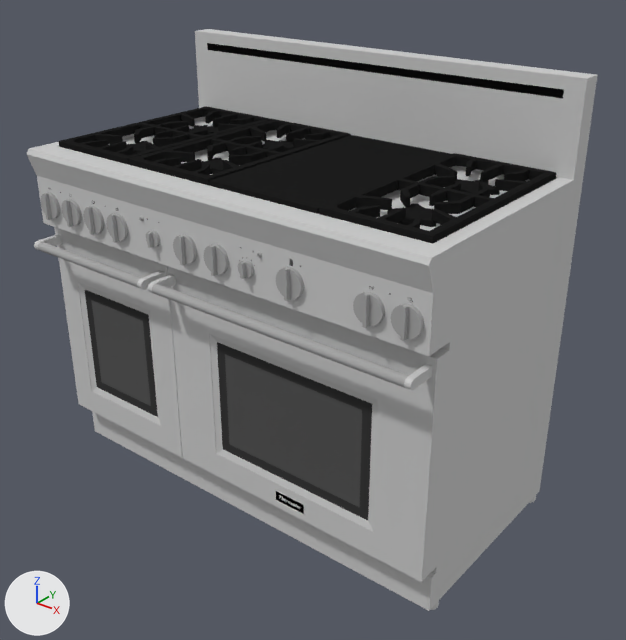
The Blender file Ranges/Thermador PRL486GDH.blend: old version first, new version second.
One viewpoint serves both versions: a 50 mm camera at (1.969, -1.948, 1.515) aimed at (0.681, -0.339, 0.517). The axes (+X, +Y, +Z) are drawn at lower left. The lights are the same throughout.

Objects in the first picture: 'Thermador PRL486GDH'.
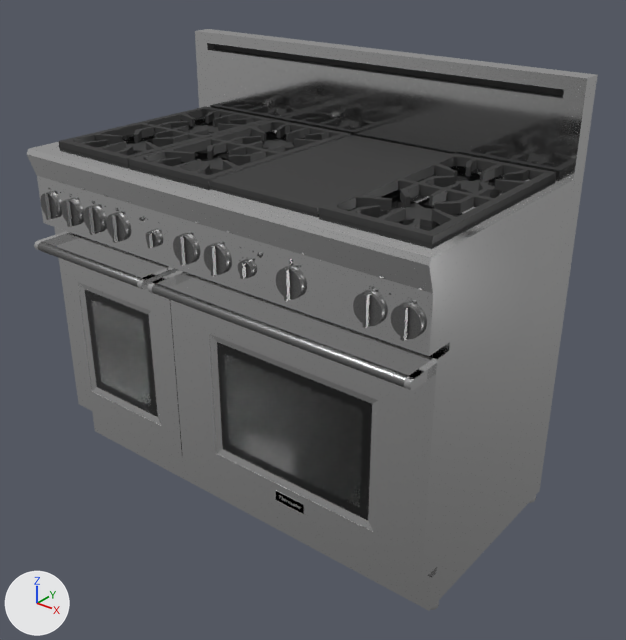
Changed parts and their boxes [x1, y1, x2, y2] in the pictures (626 x 640 px):
```json
{"part": 1, "of": "me_mesh", "change": "recoloured", "before": [27, 29, 598, 611], "after": [27, 29, 598, 611]}
{"part": 2, "of": "me_mesh", "change": "recoloured", "before": [50, 43, 564, 302], "after": [50, 43, 564, 302]}
{"part": 3, "of": "me_mesh", "change": "recoloured", "before": [85, 290, 372, 520], "after": [85, 290, 372, 520]}
{"part": 4, "of": "me_mesh", "change": "recoloured", "before": [38, 192, 424, 388], "after": [38, 192, 424, 388]}
{"part": 5, "of": "me_mesh", "change": "recoloured", "before": [91, 300, 362, 507], "after": [91, 300, 362, 507], "on screen": "black to grey"}
```

Edits to the scene script, one JSON object a line:
```json
{"op": "add", "block": "ng_absorbtion_level", "code": ["ng_absorbtion_level = bpy.data.node_groups.new('Absorbtion Level', 'ShaderNodeTree')", "# nodes: LightPath, Math, NewGeometry"]}
{"op": "add", "block": "ng_absorbtion_level_001", "code": ["ng_absorbtion_level_001 = bpy.data.node_groups.new('Absorbtion Level.001', 'ShaderNodeTree')", "# nodes: LightPath, Math, NewGeometry"]}
{"op": "add", "block": "mat_chrome", "code": ["mat_chrome = bpy.data.materials.new('Chrome')", "# nodes: BsdfAnisotropic, BsdfDiffuse, LayerWeight, MixShader, OutputMaterial", "# colours: dark grey #464646"]}
{"op": "add", "block": "mat_glass", "code": ["mat_glass = bpy.data.materials.new('Glass')", "# nodes: AddShader, BsdfAnisotropic, BsdfGlass, BsdfTransparent, Group, HueSaturation, LayerWeight, LightPath, Mix, MixShader, OutputMaterial, RGB, RGBCurve", "# colours: grey #b5b5b5, white #ffffff"]}
{"op": "add", "block": "mat_black_glass", "code": ["mat_black_glass = bpy.data.materials.new('Black Glass')", "# nodes: AddShader, BsdfAnisotropic, BsdfGlass, BsdfTransparent, Group, HueSaturation, LayerWeight, LightPath, Mix, MixShader, OutputMaterial, RGB, RGBCurve", "# colours: black #212121, dark grey #49494a"]}
{"op": "add", "block": "mat_aluminum", "code": ["mat_aluminum = bpy.data.materials.new('Aluminum')", "# nodes: BsdfAnisotropic, Mapping, Mix, MixShader, OutputMaterial, RGBToBW, TexCoord, TexNoise", "# colours: black #383838, grey #a6a6a6"]}
{"op": "add", "block": "mat_cast_iron", "code": ["mat_cast_iron = bpy.data.materials.new('Cast Iron')", "# nodes: BsdfAnisotropic, BsdfDiffuse, MixShader, OutputMaterial", "# colours: dark grey #454545"]}
{"block": "me_mesh", "where": "me_mesh.from_pydata(...)  # 4375 vertices, 2227 faces; spans x 0.005..1.224, y -0.706..0.0, z 0.0..1.162"}
{"block": "me_mesh", "where": "# used by ob_thermador_prl486gdh; parent = ob_bpassembly_new_assembly; location = (0.0, 0.0, 0.0)"}
{"block": "me_mesh", "change": "me_mesh part 1: all 470 faces that had it switch from mat_4 to mat_chrome"}
{"block": "me_mesh", "change": "me_mesh part 2: all 1111 faces that had it switch from mat_color_008 to mat_cast_iron"}
{"block": "me_mesh", "change": "me_mesh part 3: all 4 faces that had it switch from mat_color_007_1 to mat_black_glass"}
{"block": "me_mesh", "change": "me_mesh part 4: all 604 faces that had it switch from mat_color_003_1 to mat_aluminum"}
{"block": "me_mesh", "change": "me_mesh part 5: all 2 faces that had it switch from mat_color_006 to mat_glass"}
```
